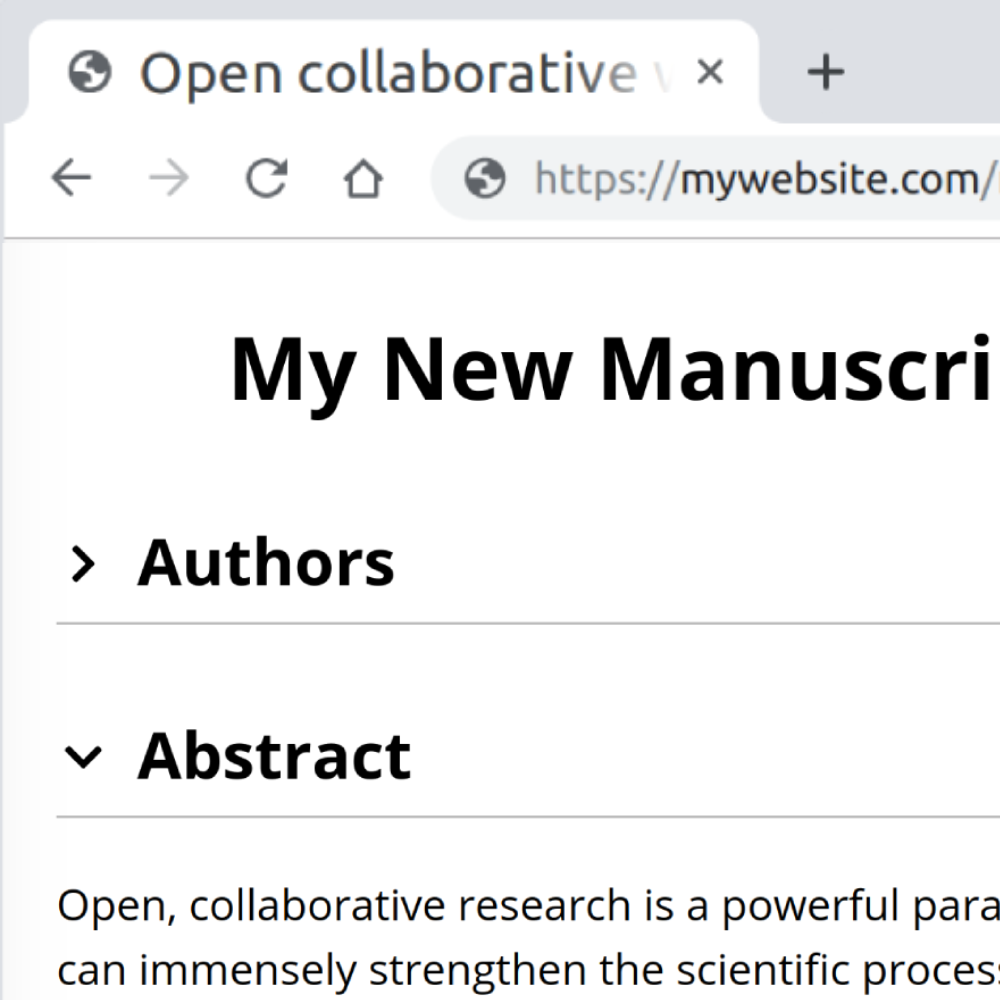
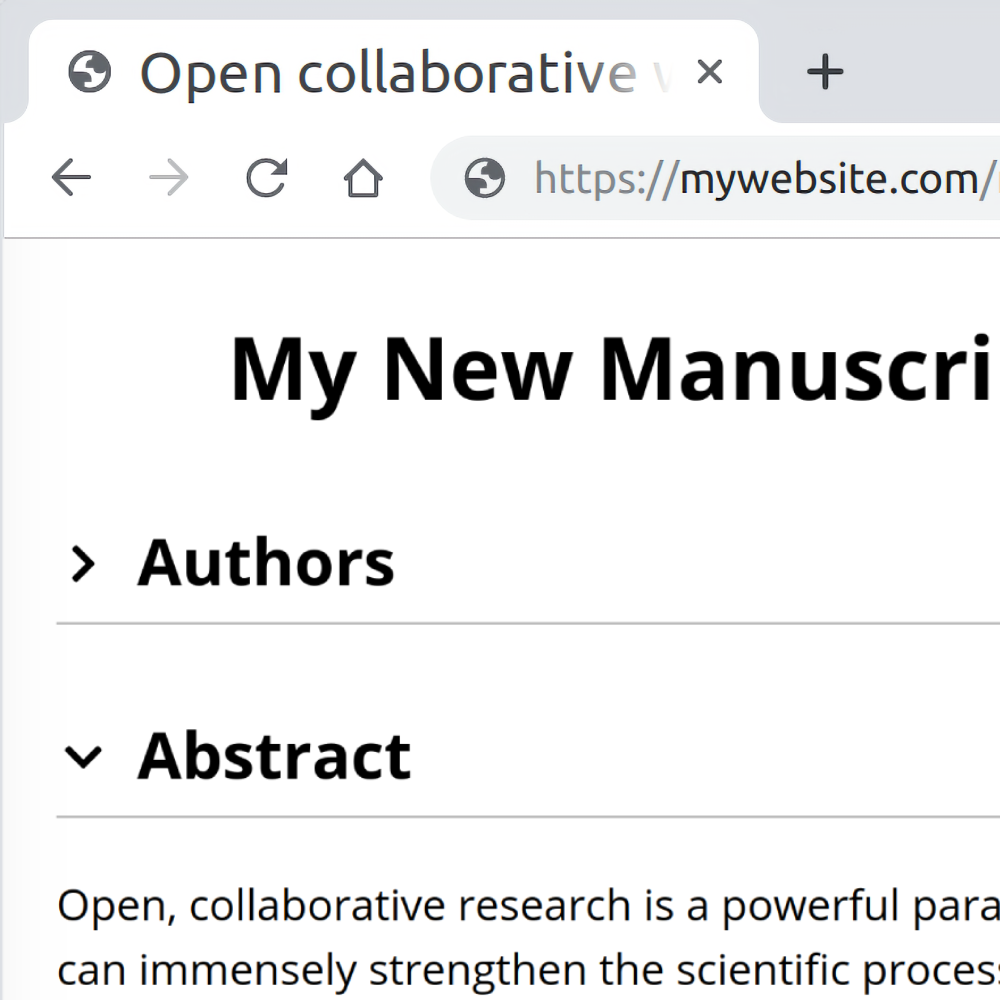
Layers edited between the first and the second 1000x1000 image:
painted on "scale up" over [0, 0, 1000, 243]
